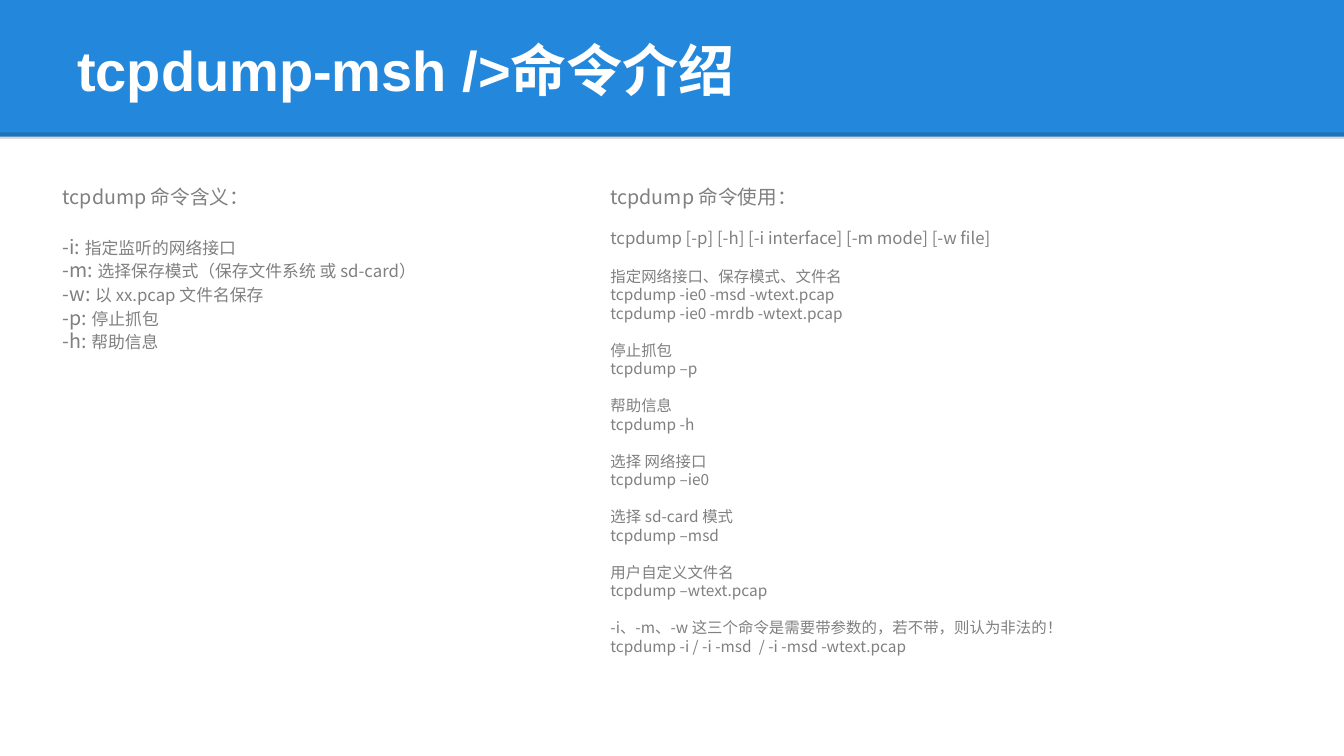
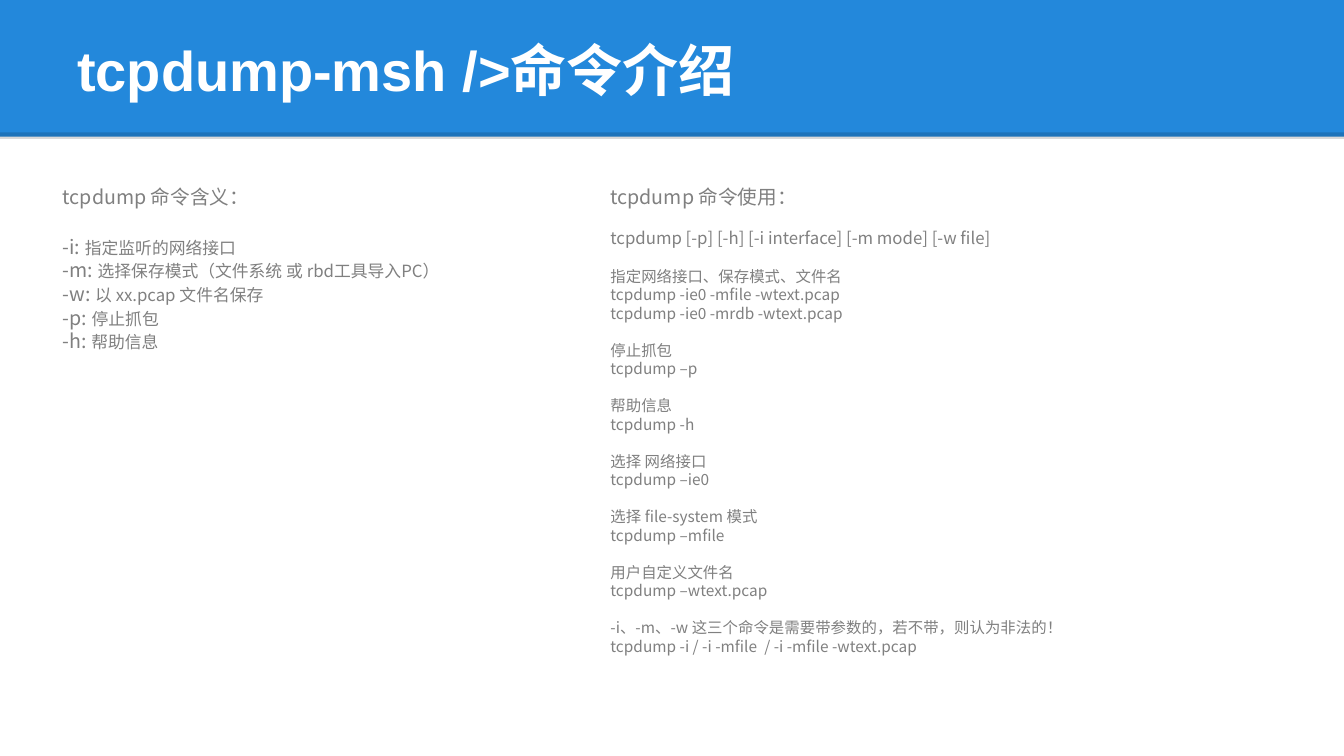
Before and after one commit to lepustse/tcpdump, a slide deck: slide 7 of tcpdump.pptx. Drawn at 1344x756 pixels with LibreOffice and Linux fonts; fonts in the diff are those of the drawing; background and template pictures are left out. Boxes give left, top, right and bottom in pixels: in the first picture for what was removed or moved away, otherwise in the second. Text is boxed around its words. In the diff, an @@ line names an element or a change of style, - is before the commit and + after.

Commit message:
更新如下： 1、修改-m命令参数名，改为-mfile 2、对应修改readme 3、对应修改ppt

```diff
--- a/tcpdump.pptx
+++ b/tcpdump.pptx
@@ text at [63,263,440,279]: text changed @@
--m: 选择保存模式（保存文件系统 或 sd-card）
+-m: 选择保存模式（文件系统 或 rbd工具导入PC）
@@ text at [610,287,843,323]: text changed @@
-tcpdump -ie0 -msd -wtext.pcap
-tcpdump -ie0 -mrdb -wtext.pcap
+tcpdump -ie0 -mfile -wtext.pcap
+tcpdump -ie0 -mrdb -wtext.pcap
@@ text at [610,509,758,545]: text changed @@
-选择 sd-card 模式
-tcpdump –msd
+选择 file-system 模式
+tcpdump –mfile
@@ text at [610,639,917,656]: text changed @@
-tcpdump -i / -i -msd / -i -msd -wtext.pcap
+tcpdump -i / -i -mfile / -i -mfile -wtext.pcap
```
Also in this commit, not shown: 2 other slides changed, 2 other files.
